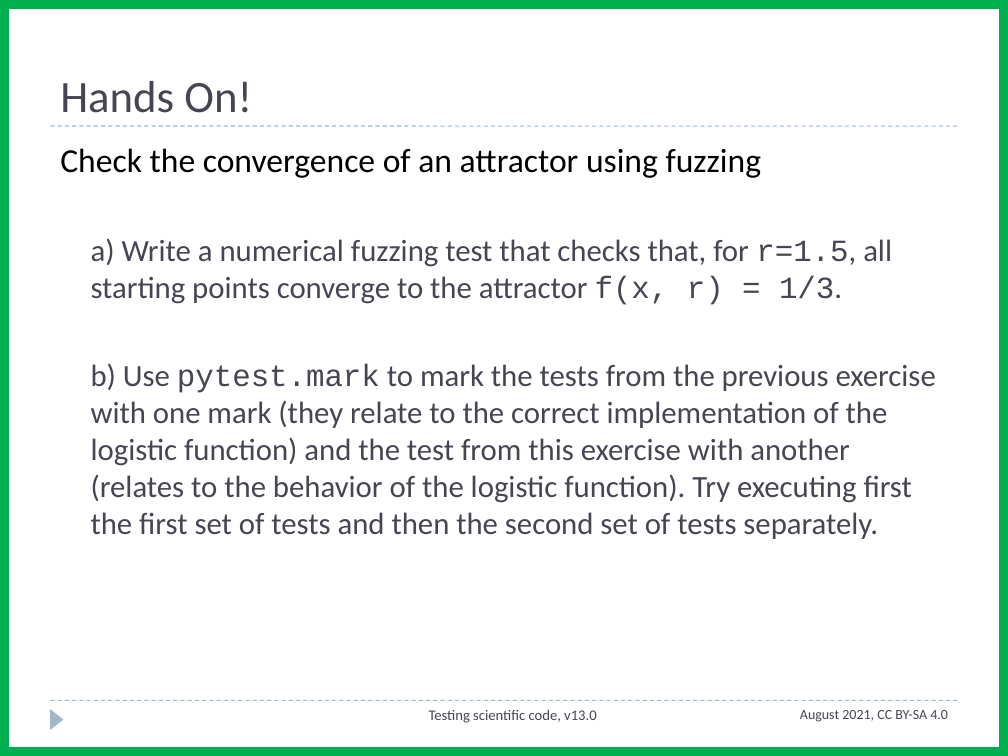
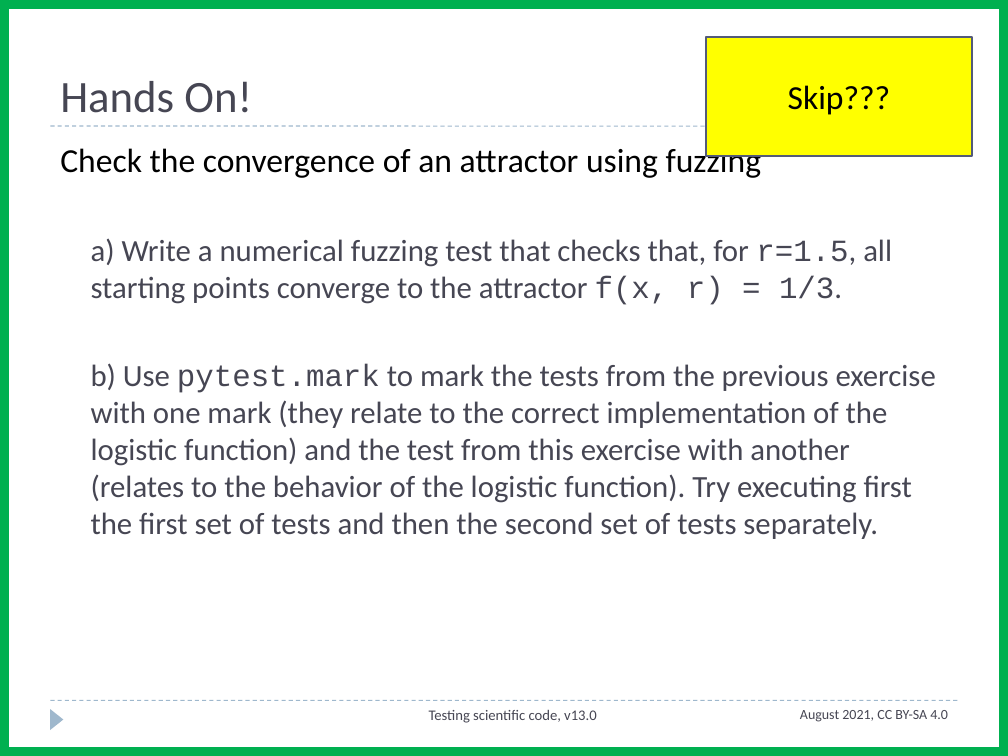
Before and after one commit to ASPP/testing_debugging_profiling, a slide deck: slide 22 of testing_part2.pptx. Drawn at 1008x756 pixels with LibreOffice and Linux fonts; fonts in the diff are those of the drawing. Boxes give left, top, right and bottom in pixels: in the first picture for what was removed or moved away, otherwise in the second. Text is boxed around its words. In the diff, an @@ line names an element or a change of style, - is before the commit and + after.

```diff
--- a/testing_part2.pptx
+++ b/testing_part2.pptx
@@ rectangle added at (x1=706, y1=36, x2=973, y2=155), fill #FFFF00, outline #545C79 1.5 pt, 24 pt, text #000000 @@
+Skip???
```
Also in this commit, not shown: 4 other slides changed, 1 other file.
